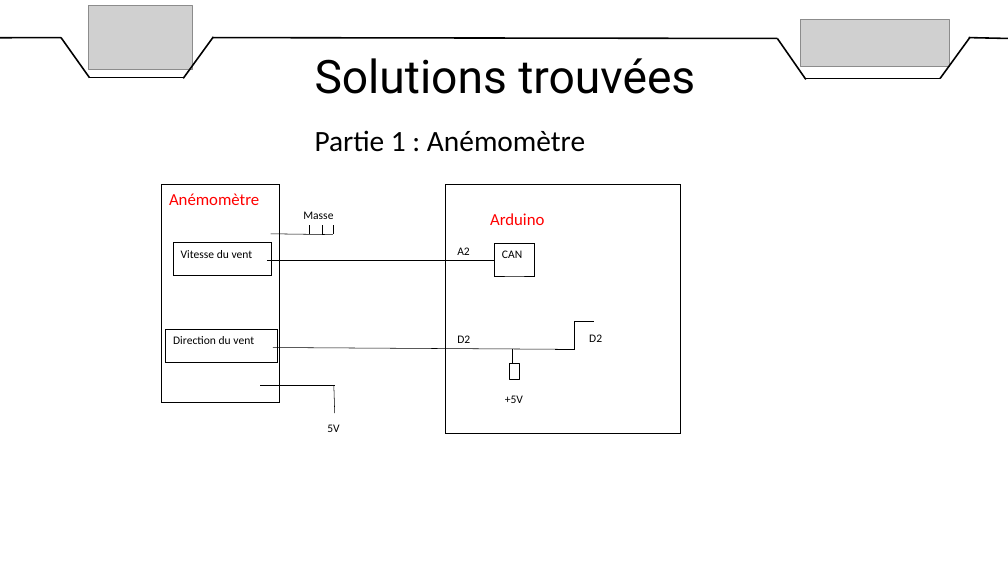
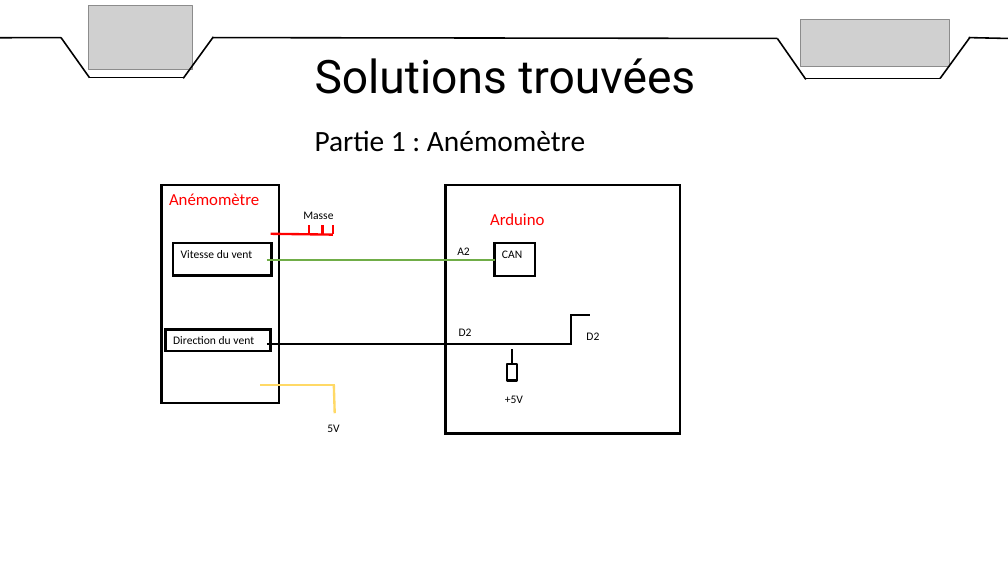
Before and after one commit to DylanChe/SupervisionSerre, a slide deck: slide 11 of oral_projet/revue_2/diaporama_revue_2_steven.pptx. Drawn at 1008x567 pixels with LibreOffice and Linux fonts; fonts in the diff are those of the drawing; grey boxes stand for pictures. Boxes give left, top, right and bottom in pixels: in the first picture for what was removed or moved away, otherwise in the second. Text is boxed around its words. In the diff, an @@ line names an element or a change of style, - is before the commit and + after.

```diff
--- a/oral_projet/revue_2/diaporama_revue_2_steven.pptx
+++ b/oral_projet/revue_2/diaporama_revue_2_steven.pptx
@@ line (271, 234) - (333, 234): stroke #000000 0.5 pt to #FF0000 2.25 pt @@
@@ line (309, 234) - (309, 225): stroke #000000 0.5 pt to #FF0000 2.25 pt @@
@@ line (323, 234) - (323, 225): stroke #000000 0.5 pt to #FF0000 2.25 pt @@
@@ line (333, 234) - (333, 225): stroke #000000 0.5 pt to #FF0000 2.25 pt @@
@@ line (267, 260) - (495, 260): stroke #000000 0.5 pt to #70AD47 2.25 pt @@
@@ rectangle "D2": place and size @@
-rectangle "D2" at [450, 328, 485, 361]
+rectangle "D2" at [451, 321, 487, 354]
@@ elbow line moved from (556, 350) - (594, 321) to (552, 344) - (591, 315) @@
@@ elbow line (552, 344) - (591, 315): stroke #000000 0.5 pt to #000000 2.25 pt @@
@@ outline #000000 0.75 pt to #000000 2.25 pt in 4 elements at [445, 185, 680, 434], [495, 243, 535, 276], [162, 185, 280, 403], [166, 330, 271, 352] @@
@@ rectangle "Direction du vent": place and size @@
-rectangle "Direction du vent" at [166, 330, 278, 362]
+rectangle "Direction du vent" at [166, 330, 271, 352]
@@ line moved from (273, 348) - (558, 349) to (267, 344) - (552, 344) @@
@@ line (267, 344) - (552, 344): stroke #000000 0.5 pt to #000000 2.25 pt @@
@@ line (513, 349) - (513, 364): stroke #000000 0.5 pt to #000000 2.25 pt @@
@@ line (260, 385) - (335, 385): stroke #000000 0.5 pt to #FFD966 2.25 pt @@
@@ line (334, 385) - (335, 414): stroke #000000 0.5 pt to #FFD966 2.25 pt @@
@@ rectangle at [507, 364, 517, 380]: outline #000000 0.5 pt to #000000 2.25 pt @@
```
Also in this commit, not shown: 1 other slide changed.
